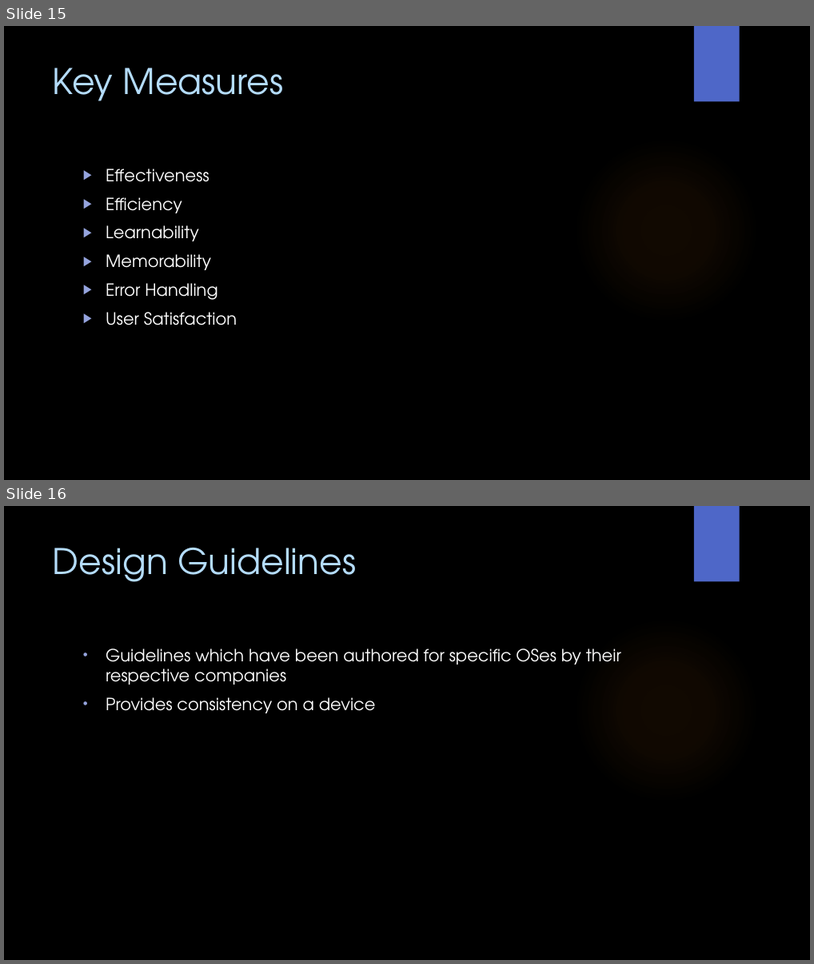
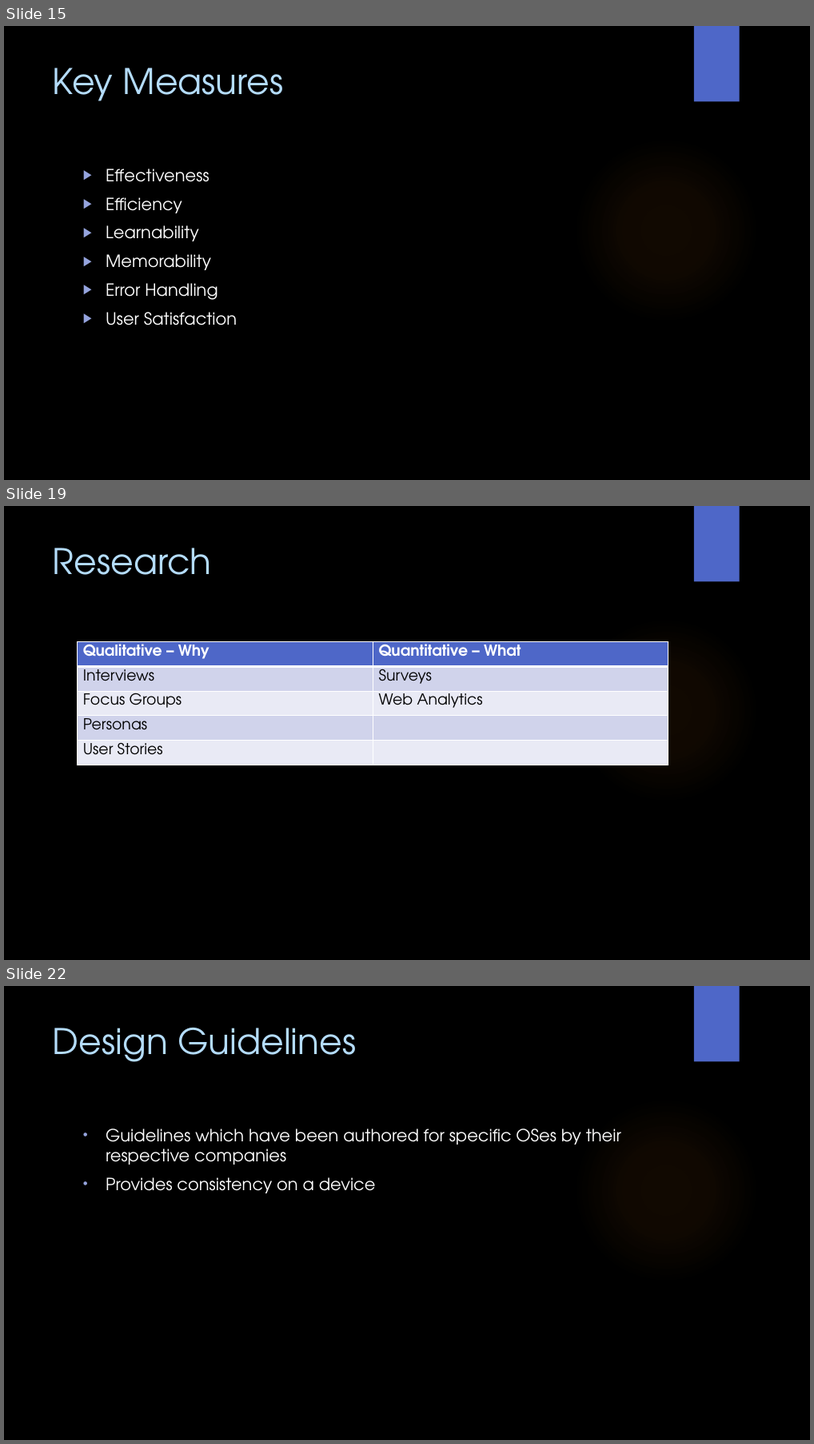
Before and after one commit to WitsSoftDev/SoftDev2016, a slide deck: Session 5/Softdev Session 5 2016.pptx. Shown one above the other, each under a label of ours: slides 15 and 16 before the commit, slides 15, 19 and 22 after it; the slides between them are not shown. The pictures are 814x964 and 814x1444 pixels, drawn with LibreOffice and Linux fonts; fonts in the diff are those of the drawing; background and template pictures are left out. Boxes give left, top, right and bottom in pixels: in the first picture for what was removed or moved away, otherwise in the second. Text is boxed around its words. In the diff, an @@ line names an element or a change of style, - is before the commit and + after.

```diff
--- a/Session 5/Softdev Session 5 2016.pptx
+++ b/Session 5/Softdev Session 5 2016.pptx
@@ slide 19 added at (4, 506, 810, 960), background picture (left out); not listed: 2 template elements that a slide beside it also shows @@
@@ title added at (53, 548, 212, 575), 42 pt, text #B4DCFA @@
+Research
@@ table added at (77, 641, 669, 764), 5 rows, 2 columns @@
+Qualitative – Why | Quantitative – What
+Interviews | Surveys
+Focus Groups | Web Analytics
+Personas | 
+User Stories | 
@@ what was slide 16 is now slide 22 @@
```
Also in this commit, not shown: 5 other slides added.
